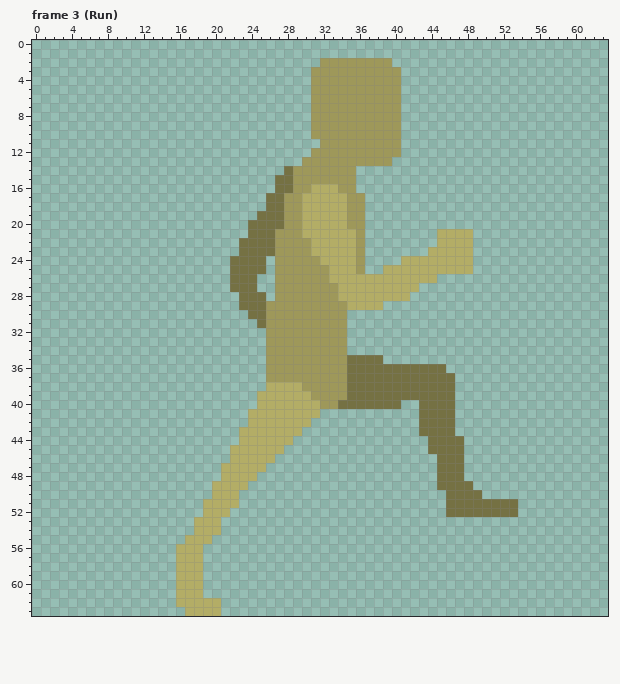
File history of a pixel-art file, Workfiles/newCharacter.aseprite. Above: the version before the commit.
64x64 pixels, 13 frames. Colours within 5 levels of each other are drawn and written as one. Shown: frame 3 (Run). The commit also changed other frames, which this record leaves out.
New version:
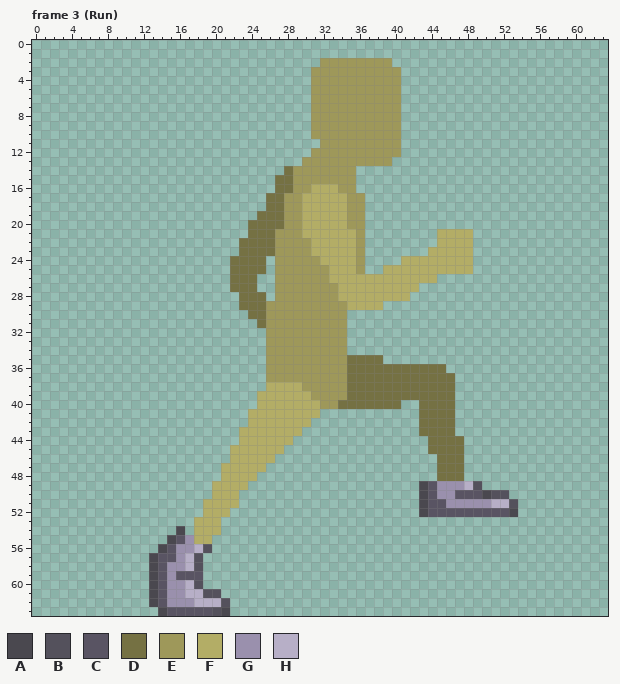
Palette (. is transparent): A #4a484f  B #54515c  C #595463  D #757143  E #9e985a  F #b3ad66  G #9a90ad  H #b7afc7
Changes in this commit:
layer "shoes" added
Frame 3 (Run), layer "shoes":
y 49: x 43..49 ..DDDD. -> ACGGGHB
y 50: x 43..52 ...DDDD... -> ACGGCCCABB
y 51: x 43..53 ...DDDDDDDD -> ACCGGGGGHHB
y 52: x 43..53 ...DDDDDDDD -> ACCCCCCCCCA
y 54: x 16 . -> A
y 55: x 15..17 ..F -> ACG
y 56: x 14..19 ..FFF. -> ACGGHB
y 57: x 13..18 ...FFF -> ACCGHB
y 58: x 13..18 ...FFF -> ACGGHB
y 59: x 13..18 ...FFF -> ACGCCC
y 60: x 13..18 ...FFF -> ACGGHB
y 61: x 13..20 ...FFF.. -> ACGGHHBB
y 62: x 13..21 ...FFFFF. -> ACGGGHHHB
y 63: x 14..21 ...FFFF. -> ACCCCCBA
Boxes around the changes in both pictures, in picture pixels (x1, y1, x2, y2):
changed: (419, 481, 518, 517)
changed: (149, 526, 230, 616)
